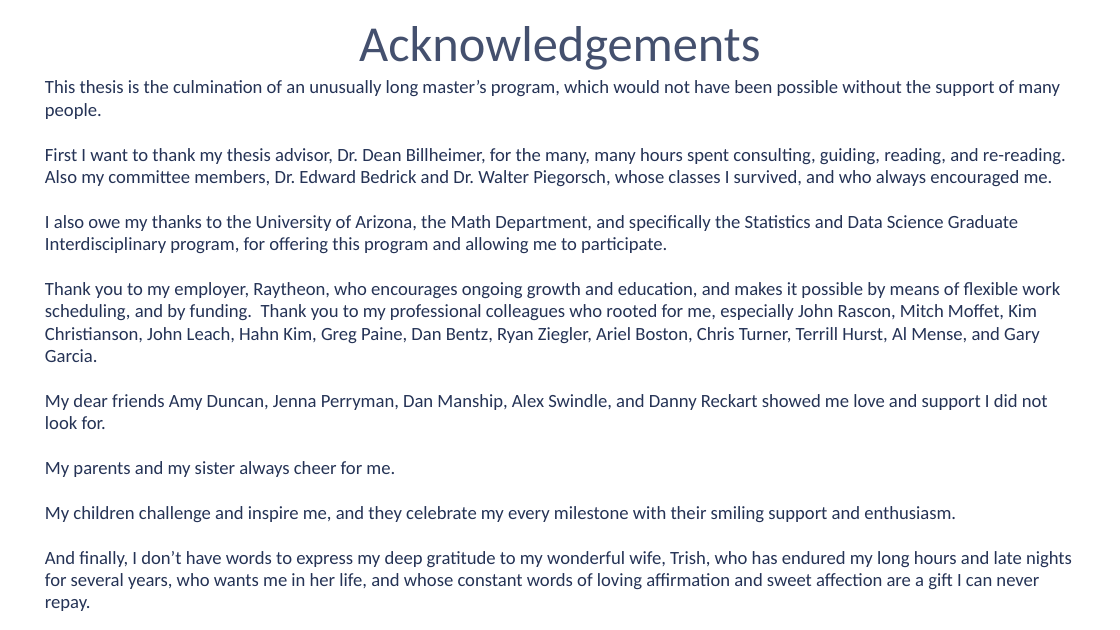
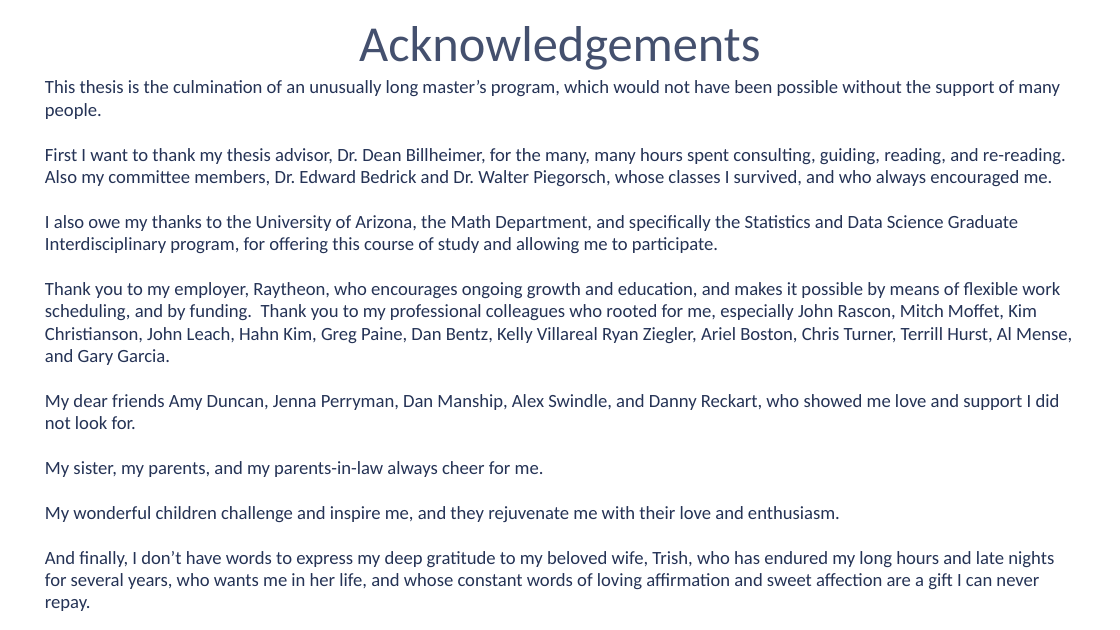
Before and after one commit to vgharris3/predictiveInference, a slide deck: slide 2 of Thesis_Files/ThesisDefense_v1.pptx. Drawn at 1120x630 pixels with LibreOffice and Linux fonts; fonts in the diff are those of the drawing. Boxes give left, top, right and bottom in pixels: in the first picture for what was removed or moved away, otherwise in the second. Text is boxed around its words. In the diff, an @@ line names an element or a change of style, - is before the commit and + after.

```diff
--- a/Thesis_Files/ThesisDefense_v1.pptx
+++ b/Thesis_Files/ThesisDefense_v1.pptx
@@ text at (45,215,1072,611): text changed @@
-I also owe my thanks to the University of Arizona, the Math Department, and specifically the Statistics and Data Science Graduate Interdisciplinary program, for offering this program and allowing me to participate.
-Thank you to my employer, Raytheon, who encourages ongoing growth and education, and makes it possible by means of flexible work scheduling, and by funding. Thank you to my professional colleagues who rooted for me, especially John Rascon, Mitch Moffet, Kim Christianson, John Leach, Hahn Kim, Greg Paine, Dan Bentz, Ryan Ziegler, Ariel Boston, Chris Turner, Terrill Hurst, Al Mense, and Gary Garcia.
-My dear friends Amy Duncan, Jenna Perryman, Dan Manship, Alex Swindle, and Danny Reckart showed me love and support I did not look for.
-My parents and my sister always cheer for me.
-My children challenge and inspire me, and they celebrate my every milestone with their smiling support and enthusiasm.
-And finally, I don’t have words to express my deep gratitude to my wonderful wife, Trish, who has endured my long hours and late nights for several years, who wants me in her life, and whose constant words of loving affirmation and sweet affection are a gift I can never repay.
+I also owe my thanks to the University of Arizona, the Math Department, and specifically the Statistics and Data Science Graduate Interdisciplinary program, for offering this course of study and allowing me to participate.
+Thank you to my employer, Raytheon, who encourages ongoing growth and education, and makes it possible by means of flexible work scheduling, and by funding. Thank you to my professional colleagues who rooted for me, especially John Rascon, Mitch Moffet, Kim Christianson, John Leach, Hahn Kim, Greg Paine, Dan Bentz, Kelly Villareal Ryan Ziegler, Ariel Boston, Chris Turner, Terrill Hurst, Al Mense, and Gary Garcia.
+My dear friends Amy Duncan, Jenna Perryman, Dan Manship, Alex Swindle, and Danny Reckart, who showed me love and support I did not look for.
+My sister, my parents, and my parents-in-law always cheer for me.
+My wonderful children challenge and inspire me, and they rejuvenate me with their love and enthusiasm.
+And finally, I don’t have words to express my deep gratitude to my beloved wife, Trish, who has endured my long hours and late nights for several years, who wants me in her life, and whose constant words of loving affirmation and sweet affection are a gift I can never repay.
```
Also in this commit, not shown: 25 other files.
